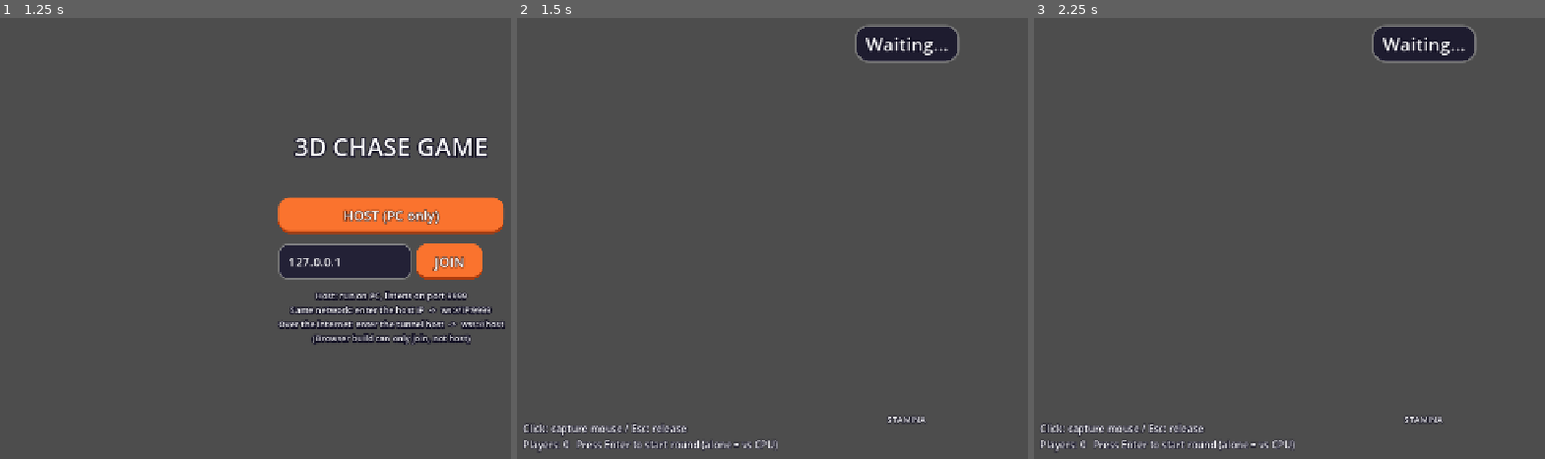
Above: before the commit, frames 1-3 (left to right).
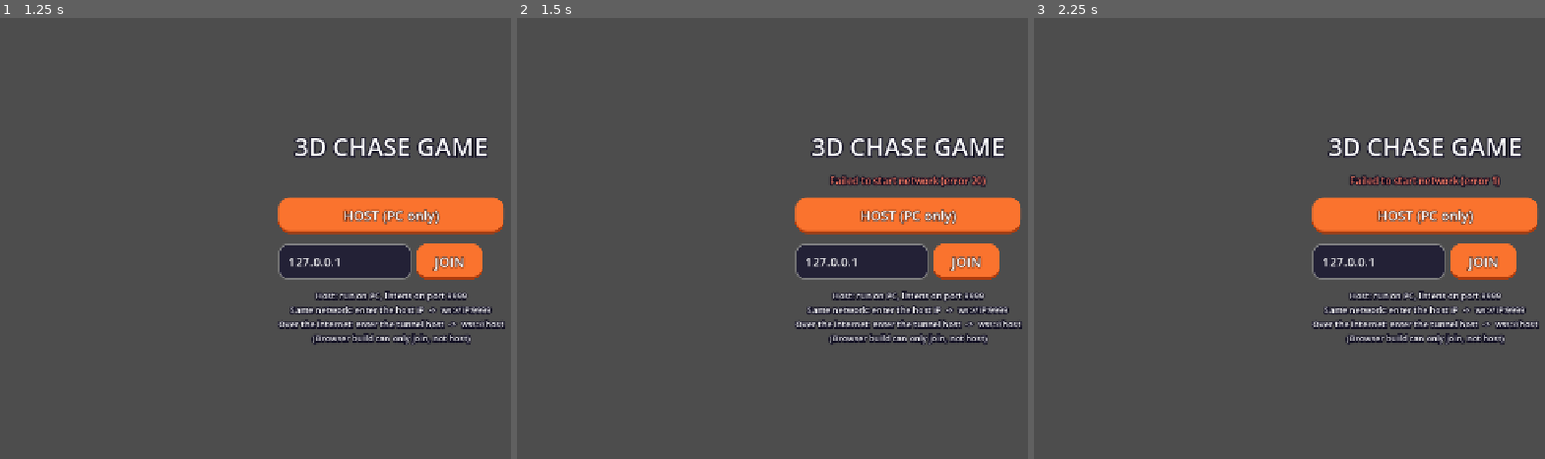
Above: after the commit, the same moments.

Repository: oekklab-source/Tag_game
Game: Godot game, scene res://scenes/main.tscn
Same seed, same stepped clock (60 frames per second), same inputs: the game is played once before the commit and once after it.
Inputs (mouse positions are in pixels of both pictures, inside the frame that each line leads up to):
- Up to frame 1 (1.25 s): tap Enter (start_round) at 0.5 s; move the mouse to (outside the picture) at 0.52 s; hold D (move_right) from 0.53 s (still down); tap Space (dive) at 0.6 s; click (outside the picture) at 0.67 s
- Up to frame 2 (1.5 s): release D (move_right) at 1.25 s; click "HOST (PC only)" at 1.25 s
- Up to frame 3 (2.25 s): click (1483, 260) at 2 s, where only the run after the commit has a clickable "JOIN"

Frame 1 is identical in both runs. In frame 2, 13% of the frame differs, in the area x 1-99%, y 1-99%; in frame 3, 13%.
Error before the commit: Parse Error: Identifier "PATTERN_RES" not declared in the current scope. (res://scenes/world_builder.gd:164)

Commit message:
プリミティブ製ちびキャラを Blender 製 Fall Guys 風モデルに置き換え
見た目の作り込みと当たり判定調整をしやすくするため、humanoid を
コードで組んだ図形からアニメーション付き glb 読み込みに変更。
編集元の .blend は tools/blender に置き、.gdignore で Godot の
インポート対象から除外（インポートは書き出した glb 側だけで行う）。

glb の構造・アニメ・向きをヘッドレスで検証する tools/verify_humanoid.gd と、
見た目を PNG で確認する tools/shot_humanoid.gd を追加。

Blender の自動バックアップ(*.blend1)はリポジトリに不要なので .gitignore に追加。

Diff:
--- a/scenes/cpu_hunter.gd
+++ b/scenes/cpu_hunter.gd
@@ -137,6 +137,7 @@
 	var vel_est := (global_position - _last_pos) / delta
 	_last_pos = global_position
 	var hspeed := Vector2(vel_est.x, vel_est.z).length()
+	humanoid.set_diving(diving)
 	humanoid.update_motion(hspeed, absf(vel_est.y) < 1.5)
 	humanoid.rotation.x = lerpf(humanoid.rotation.x,
 		DIVE_PITCH if diving else 0.0, minf(delta * 12.0, 1.0))
--- a/scenes/cpu_hunter.tscn
+++ b/scenes/cpu_hunter.tscn
@@ -39,8 +39,8 @@
 position = Vector3(0, 0.9, 0)
 shape = SubResource("tag_shape")
 
+; モデルが実寸（全高1.74m）なので拡大は不要
 [node name="Humanoid" parent="." instance=ExtResource("2_humanoid")]
-transform = Transform3D(1.9, 0, 0, 0, 1.9, 0, 0, 0, 1.9, 0, 0, 0)
 
 [node name="NavigationAgent3D" type="NavigationAgent3D" parent="."]
 path_desired_distance = 0.6
--- a/scenes/humanoid.gd
+++ b/scenes/humanoid.gd
@@ -1,63 +1,67 @@
 extends Node3D
 
-## かわいいシンプルなちびキャラ（プリミティブ製・全長約0.9m）。
-## プレイヤーと CPU 鬼で共用。移動速度に応じて腕と脚を滑らかに振る。
+## Blender 製の Fall Guys 風ちびキャラ（元データ: tools/blender/fallguy.blend）。
+## プレイヤーと CPU 鬼で共用。移動速度・接地・ダイブ状態からアニメを切り替える。
 ## 役割色（Runner=緑 / Hunter=赤 / 待機=灰）は体色に反映する。
 
-const SWING_FREQ := 2.6   # 速度に対する振りサイクルの係数
-const SWING_MAX := 1.0    # 最大振り幅（rad）
-const RUN_SPEED := 10.5   # この速度で振り幅が最大になる（＝ダッシュ速度）
-
-var _speed := 0.0
-var _on_floor := true
-var _phase := 0.0
-var _amp := 0.0
+const RUN_SPEED := 10.5   # この速度で走りアニメが等倍になる（＝ダッシュ速度）
+const WALK_MIN := 0.6     # これ以下は止まっているとみなす
+const BLEND := 0.15       # アニメ切り替えのクロスフェード秒
+const LOOPING := ["Idle", "Run", "Jump"]
 
 var _mat_body := StandardMaterial3D.new()
-var _mat_head := StandardMaterial3D.new()
+var _diving := false
+var _state := ""
 
-@onready var arm_l: Node3D = $ArmL
-@onready var arm_r: Node3D = $ArmR
-@onready var leg_l: Node3D = $LegL
-@onready var leg_r: Node3D = $LegR
+@onready var _anim: AnimationPlayer = $Model.find_child("AnimationPlayer", true, false)
+@onready var _body: MeshInstance3D = $Model.find_child("Body", true, false)
 
 
 func _ready() -> void:
-	$Head.material_override = _mat_head
-	$Body.material_override = _mat_body
-	for pivot in [arm_l, arm_r, leg_l, leg_r]:
-		pivot.get_node("Mesh").material_override = _mat_body
+	# glTF のアニメは既定でワンショット扱いなので、ループするものだけ設定し直す
+	for anim_name in LOOPING:
+		var anim := _anim.get_animation(anim_name)
+		if anim:
+			anim.loop_mode = Animation.LOOP_LINEAR
+	_body.material_override = _mat_body
 	set_color(Color(0.5, 0.55, 0.6))
+	_play("Idle")
 
 
+## 色を変えるのは体だけ。ニット帽とビブは元の配色のまま残して衣装らしさを保つ
+## （体が最大面積なので役割色はこれだけで十分読み取れる）。
 ## 広くてカラフルなマップで床に埋もれないよう、体色は弱く自己発光させる
 func set_color(color: Color) -> void:
-	_tint(_mat_body, color)
-	_tint(_mat_head, color.lightened(0.35))
-
-
-func _tint(mat: StandardMaterial3D, color: Color) -> void:
-	mat.albedo_color = color
-	mat.emission_enabled = true
-	mat.emission = color
-	mat.emission_energy_multiplier = 0.35
+	_mat_body.albedo_color = color
+	_mat_body.emission_enabled = true
+	_mat_body.emission = color
+	_mat_body.emission_energy_multiplier = 0.35
 
 
 ## 親（player / cpu_hunter）が毎フレーム水平速度と接地状態を渡す
 func update_motion(speed: float, on_floor: bool) -> void:
-	_speed = speed
-	_on_floor = on_floor
+	if _diving:
+		_play("Dive")
+		return
+	if not on_floor:
+		_play("Jump")
+	elif speed > WALK_MIN:
+		_play("Run")
+		# 遅いときは足がすべって見えないよう再生速度も落とす
+		_anim.speed_scale = clampf(speed / RUN_SPEED, 0.6, 1.6)
+	else:
+		_play("Idle")
 
 
-func _process(delta: float) -> void:
-	# 振り幅は速度に比例させ、補間で滑らかに変化させる
-	var target_amp := clampf(_speed / RUN_SPEED, 0.0, 1.0) * SWING_MAX
-	if not _on_floor:
-		target_amp = 0.25
-	_amp = lerpf(_amp, target_amp, minf(delta * 10.0, 1.0))
-	_phase += _speed * delta * SWING_FREQ
-	var swing := sin(_phase) * _amp
-	arm_l.rotation.x = swing
-	arm_r.rotation.x = -swing
-	leg_l.rotation.x = -swing * 0.9
-	leg_r.rotation.x = swing * 0.9
+## ダイブ中は速度・接地に関係なくダイブ姿勢を優先する。
+## 体の前傾そのものは親が Humanoid ごと rotation.x を倒して作る
+func set_diving(value: bool) -> void:
+	_diving = value
+
+
+func _play(anim_name: String) -> void:
+	if _state == anim_name:
+		return
+	_state = anim_name
+	_anim.speed_scale = 1.0
+	_anim.play(anim_name, BLEND)
--- a/scenes/humanoid.tscn
+++ b/scenes/humanoid.tscn
@@ -1,74 +1,13 @@
-[gd_scene load_steps=8 format=3]
+[gd_scene load_steps=3 format=3]
 
 [ext_resource type="Script" path="res://scenes/humanoid.gd" id="1_humanoid"]
+[ext_resource type="PackedScene" path="res://assets/character/fallguy.glb" id="2_model"]
 
-[sub_resource type="CapsuleMesh" id="body_mesh"]
-radius = 0.14
-height = 0.42
-
-[sub_resource type="SphereMesh" id="head_mesh"]
-radius = 0.22
-height = 0.44
-
-[sub_resource type="StandardMaterial3D" id="eye_mat"]
-albedo_color = Color(0.08, 0.08, 0.1, 1)
-
-[sub_resource type="SphereMesh" id="eye_mesh"]
-material = SubResource("eye_mat")
-radius = 0.035
-height = 0.07
-
-[sub_resource type="CapsuleMesh" id="arm_mesh"]
-radius = 0.045
-height = 0.26
-
-[sub_resource type="CapsuleMesh" id="leg_mesh"]
-radius = 0.055
-height = 0.24
-
+; ルートは Node3D のまま。player / cpu_hunter がダイブの前傾で rotation.x を直接倒す
 [node name="Humanoid" type="Node3D"]
 script = ExtResource("1_humanoid")
 
-[node name="Body" type="MeshInstance3D" parent="."]
-position = Vector3(0, 0.34, 0)
-mesh = SubResource("body_mesh")
-
-[node name="Head" type="MeshInstance3D" parent="."]
-position = Vector3(0, 0.66, 0)
-mesh = SubResource("head_mesh")
-
-[node name="EyeL" type="MeshInstance3D" parent="."]
-position = Vector3(0.08, 0.7, -0.185)
-mesh = SubResource("eye_mesh")
-
-[node name="EyeR" type="MeshInstance3D" parent="."]
-position = Vector3(-0.08, 0.7, -0.185)
-mesh = SubResource("eye_mesh")
-
-[node name="ArmL" type="Node3D" parent="."]
-position = Vector3(0.185, 0.45, 0)
-
-[node name="Mesh" type="MeshInstance3D" parent="ArmL"]
-position = Vector3(0, -0.12, 0)
-mesh = SubResource("arm_mesh")
-
-[node name="ArmR" type="Node3D" parent="."]
-position = Vector3(-0.185, 0.45, 0)
-
-[node name="Mesh" type="MeshInstance3D" parent="ArmR"]
-position = Vector3(0, -0.12, 0)
-mesh = SubResource("arm_mesh")
-
-[node name="LegL" type="Node3D" parent="."]
-position = Vector3(0.075, 0.24, 0)
-
-[node name="Mesh" type="MeshInstance3D" parent="LegL"]
-position = Vector3(0, -0.11, 0)
-mesh = SubResource("leg_mesh")
-
-[node name="LegR" type="Node3D" parent="."]
-position = Vector3(-0.075, 0.24, 0)
-
-[node name="Mesh" type="MeshInstance3D" parent="LegR"]
-position = Vector3(0, -0.11, 0)
-mesh = SubResource("leg_mesh")
+; Blender では -Y を正面にモデリングしたが、glTF(+Y up) 変換でそれが +Z に来るため
+; 180度回して Godot の正面（-Z）に合わせる
+[node name="Model" parent="." instance=ExtResource("2_model")]
+transform = Transform3D(-1, 0, 0, 0, 1, 0, 0, 0, -1, 0, 0, 0)
--- a/scenes/player.gd
+++ b/scenes/player.gd
@@ -140,6 +140,7 @@
 	var vel_est := (global_position - _last_pos) / delta
 	_last_pos = global_position
 	var hspeed := Vector2(vel_est.x, vel_est.z).length()
+	humanoid.set_diving(diving)
 	humanoid.update_motion(hspeed, absf(vel_est.y) < 1.5)
 	# ダイブ中は前へ倒れ込む。diving はレプリケートされるので他ピアからも見える
 	humanoid.rotation.x = lerpf(humanoid.rotation.x,
--- a/scenes/player.tscn
+++ b/scenes/player.tscn
@@ -39,8 +39,8 @@
 position = Vector3(0, 0.9, 0)
 shape = SubResource("tag_shape")
 
+; モデルが実寸（全高1.74m）なので拡大は不要
 [node name="Humanoid" parent="." instance=ExtResource("2_humanoid")]
-transform = Transform3D(1.9, 0, 0, 0, 1.9, 0, 0, 0, 1.9, 0, 0, 0)
 
 [node name="SpringArm3D" type="SpringArm3D" parent="."]
 position = Vector3(0, 1.6, 0)
--- a/scenes/world_builder.gd
+++ b/scenes/world_builder.gd
@@ -108,6 +108,9 @@
 ## 丸いプロップの直径は「壁の長さ」をそのまま使うと太すぎるので縮める
 const ROUND_PROP_SCALE := 0.55
 const CRATE_DEPTH := 3.4  # コンテナの奥行き。壁(1.2)より厚く、通路を潰さない程度
+const PATTERN_RES := 4        # 床の模様のピクセル数（4x4）
+const PATTERN_CONTRAST := 0.93  # 濃い側の明度。低くすると市松が強く出すぎる
+const NEON_ZONE := 5  # BOOST CIRCUIT。ネオンを使うのはここだけに絞る
 
 
 const SPRING_SCENE := preload("res://scenes/gimmicks/spring_pad.tscn")
@@ -125,7 +128,7 @@
 	var zone_mats: Array[StandardMaterial3D] = []
 	for idx in WorldData.ZONE_COUNT:
 		var m := pop_material(WorldData.ZONE_COLORS[idx])
-		_apply_checker(m, checker)
+		_apply_checker(m, _zone_pattern(idx))
 		zone_mats.append(m)
 	_build_slabs(map_root, zone_mats)
 	# スロープは「道」として床から浮き立つ暖色に（白系だと光を受けて飛んでしまう）
@@ -148,7 +151,10 @@
 	# 床（ZONE_COLORS）と分離した色にしないと、地形と一体化して形が読めない
 	var accent_mats: Array[StandardMaterial3D] = []
 	for idx in WorldData.ZONE_COUNT:
-		accent_mats.append(soft_material(WorldData.ZONE_ACCENTS[idx]))
+		# BOOST CIRCUIT だけネオンにして「サーキット」の性格を出す。
+		# ネオンは glow の閾値を超えて滲むので、広げると画面全体がボケる
+		accent_mats.append(neon_material(WorldData.ZONE_ACCENTS[idx]) if idx == NEON_ZONE
+			else soft_material(WorldData.ZONE_ACCENTS[idx]))
 	_build_props(map_root, accent_mats, occupied)
 	_build_decor(decor_root)
 
--- a/tests/screenshot.gd
+++ b/tests/screenshot.gd
@@ -54,5 +54,9 @@
 		var img := get_viewport().get_texture().get_image()
 		var path: String = "%s/%s.png" % [out, shot[0]]
 		img.save_png(path)
-		print("saved %s (%dx%d)" % [path, img.get_width(), img.get_height()])
+		print("saved %s  draw calls %d" % [path,
+			Performance.get_monitor(Performance.RENDER_TOTAL_DRAW_CALLS_IN_FRAME)])
+	print("materials %d  objects %d" % [
+		Performance.get_monitor(Performance.RENDER_TOTAL_OBJECTS_IN_FRAME),
+		Performance.get_monitor(Performance.OBJECT_NODE_COUNT)])
 	get_tree().quit()
--- /dev/null
+++ b/tools/shot_humanoid.gd
@@ -0,0 +1,73 @@
+extends SceneTree
+
+## humanoid.tscn を実際に描画して見た目を確認するスクリーンショット用スクリプト。
+## 実行: godot --path <project> --script res://tools/shot_humanoid.gd -- <出力ディレクトリ>
+
+const POSES := [
+	# 名前, アニメ, 再生位置(秒), ダイブ中か, 体色
+	["idle", "Idle", 0.5, false, Color(0.35, 0.78, 0.45)],
+	["run", "Run", 0.0, false, Color(0.35, 0.78, 0.45)],
+	["run_pass", "Run", 0.2, false, Color(0.35, 0.78, 0.45)],
+	["jump", "Jump", 0.33, false, Color(0.35, 0.78, 0.45)],
+	["dive", "Dive", 0.75, true, Color(0.9, 0.25, 0.25)],
+]
+
+var _out_dir := "user://"
+
+
+func _initialize() -> void:
+	for arg in OS.get_cmdline_user_args():
+		_out_dir = arg
+	_run()
+
+
+func _run() -> void:
+	await process_frame
+	root.size = Vector2i(560, 620)
+	root.transparent_bg = false
+
+	var env := Environment.new()
+	env.background_mode = Environment.BG_COLOR
+	env.background_color = Color(0.14, 0.15, 0.17)
+	env.ambient_light_source = Environment.AMBIENT_SOURCE_COLOR
+	env.ambient_light_color = Color(0.55, 0.58, 0.65)
+	env.ambient_light_energy = 0.7
+	var world_env := WorldEnvironment.new()
+	world_env.environment = env
+	root.add_child(world_env)
+
+	var sun := DirectionalLight3D.new()
+	sun.rotation = Vector3(deg_to_rad(-50), deg_to_rad(40), 0.0)
+	sun.light_energy = 1.6
+	root.add_child(sun)
+
+	# キャラの正面は -Z。斜め前から見下ろす
+	var cam := Camera3D.new()
+	cam.position = Vector3(1.8, 1.5, -2.6)
+	cam.look_at_from_position(cam.position, Vector3(0.0, 0.85, 0.0), Vector3.UP)
+	cam.fov = 45.0
+	root.add_child(cam)
+	cam.current = true
+
+	var humanoid: Node3D = load("res://scenes/humanoid.tscn").instantiate()
+	root.add_child(humanoid)
+	var player: AnimationPlayer = humanoid.get_node("Model").find_child(
+		"AnimationPlayer", true, false)
+
+	for pose in POSES:
+		humanoid.set_color(pose[4])
+		humanoid.set_diving(pose[3])
+		# ダイブ中は親が Humanoid ごと前へ倒す（player.gd の DIVE_PITCH と同じ）
+		humanoid.rotation.x = -1.2 if pose[3] else 0.0
+		# 前傾すると体が前下がりになるので、カメラの注視点も合わせて下げる
+		cam.look_at_from_position(cam.position,
+			Vector3(0.0, 0.45, -0.5) if pose[3] else Vector3(0.0, 0.85, 0.0), Vector3.UP)
+		player.play(pose[1])
+		player.seek(pose[2], true)
+		player.pause()
+		await process_frame
+		await process_frame
+		var img := root.get_texture().get_image()
+		var path := "%s/humanoid_%s.png" % [_out_dir, pose[0]]
+		print(path, " -> ", error_string(img.save_png(path)))
+	quit()
--- /dev/null
+++ b/tools/verify_humanoid.gd
@@ -0,0 +1,80 @@
+extends SceneTree
+
+## humanoid.tscn が glTF から正しく組み上がるかをヘッドレスで確認する検証スクリプト。
+## 実行: godot --headless --path <project> --script res://tools/verify_humanoid.gd
+
+
+## _initialize() の時点ではまだノードがツリーに入らず _ready が走らないので、
+## 最初のフレームで検証する
+func _process(_delta: float) -> bool:
+	var humanoid: Node3D = load("res://scenes/humanoid.tscn").instantiate()
+	root.add_child(humanoid)
+
+	print("--- node tree ---")
+	_dump(humanoid, 0)
+
+	var player: AnimationPlayer = humanoid.get_node("Model").find_child(
+		"AnimationPlayer", true, false)
+	print("--- animations ---")
+	for anim_name in player.get_animation_list():
+		var anim := player.get_animation(anim_name)
+		print("  %s  len=%.2fs  loop=%d" % [anim_name, anim.length, anim.loop_mode])
+
+	print("--- bounds / facing ---")
+	var aabb := _mesh_aabb(humanoid)
+	print("  aabb pos=%s size=%s" % [aabb.position, aabb.size])
+	# 尻尾は背面、顔は正面。Godot の前方は -Z なので顔側の z が負なら正しい向き
+	print("  facing: front z=%.3f  back z=%.3f" % [aabb.position.z, aabb.end.z])
+	var skel: Skeleton3D = humanoid.get_node("Model").find_child("Skeleton3D", true, false)
+	print("  bones=%d" % skel.get_bone_count())
+	var foot := skel.get_bone_global_pose(skel.find_bone("Foot.L")).origin
+	print("  Foot.L rest z(-Zが前)=%.3f x=%.3f" % [foot.z, foot.x])
+
+	print("--- state machine ---")
+	humanoid.set_color(Color(0.9, 0.25, 0.25))
+	humanoid.update_motion(8.0, true)
+	print("  run     -> %s speed_scale=%.2f" % [player.current_animation, player.speed_scale])
+	humanoid.update_motion(0.0, true)
+	print("  idle    -> %s" % player.current_animation)
+	humanoid.update_motion(4.0, false)
+	print("  air     -> %s" % player.current_animation)
+	humanoid.set_diving(true)
+	humanoid.update_motion(9.0, true)
+	print("  diving  -> %s" % player.current_animation)
+
+	var body: MeshInstance3D = humanoid.get_node("Model").find_child("Body", true, false)
+	var costume: MeshInstance3D = humanoid.get_node("Model").find_child("Costume", true, false)
+	print("  body override albedo=%s" % body.material_override.albedo_color)
+	for i in costume.mesh.get_surface_count():
+		print("  costume surface %d base=%s override=%s" % [i,
+			costume.mesh.surface_get_material(i).resource_name,
+			costume.get_surface_override_material(i)])
+	quit()
+	return true
+
+
+func _dump(node: Node, depth: int) -> void:
+	print("  ".repeat(depth) + "- %s (%s)" % [node.name, node.get_class()])
+	if depth >= 3:
+		return
+	for child in node.get_children():
+		_dump(child, depth + 1)
+
+
+func _mesh_aabb(node: Node) -> AABB:
+	var out := AABB()
+	var first := true
+	for mesh in _all_meshes(node):
+		var box := mesh.global_transform * mesh.get_aabb()
+		out = box if first else out.merge(box)
+		first = false
+	return out
+
+
+func _all_meshes(node: Node) -> Array[MeshInstance3D]:
+	var found: Array[MeshInstance3D] = []
+	if node is MeshInstance3D:
+		found.append(node)
+	for child in node.get_children():
+		found.append_array(_all_meshes(child))
+	return found
Binary file added: assets/character/fallguy.glb
Not shown, added: assets/character/fallguy.glb.import
Not shown, added: tests/screenshot.gd.uid
Not shown, added: tools/blender/.gdignore
Not shown, added: tools/shot_humanoid.gd.uid
Not shown, added: tools/verify_humanoid.gd.uid
Not shown, changed: .gitignore
Not shown, changed: README.md
Not shown, added: tools/blender/fallguy.blend
